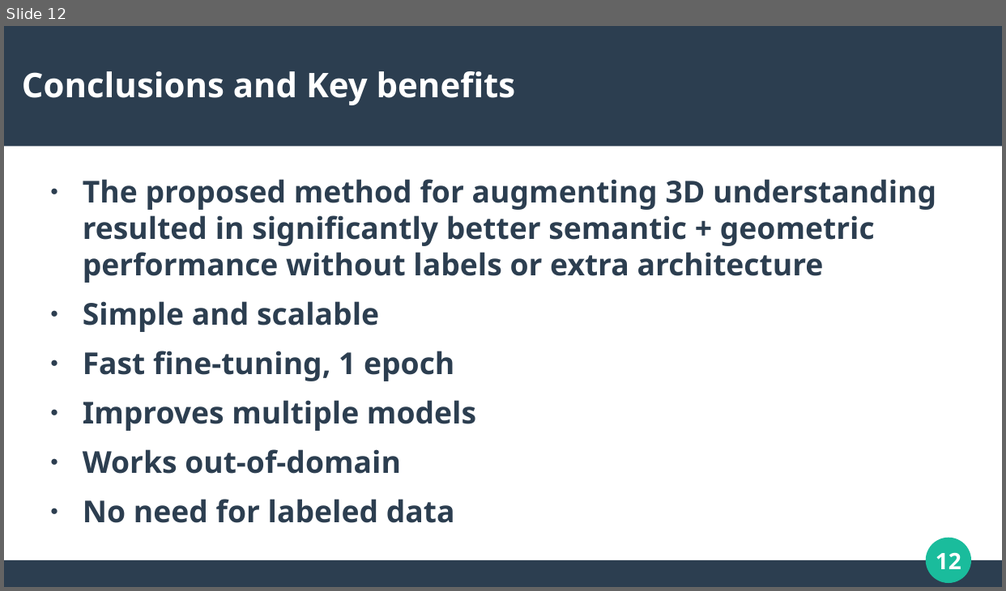
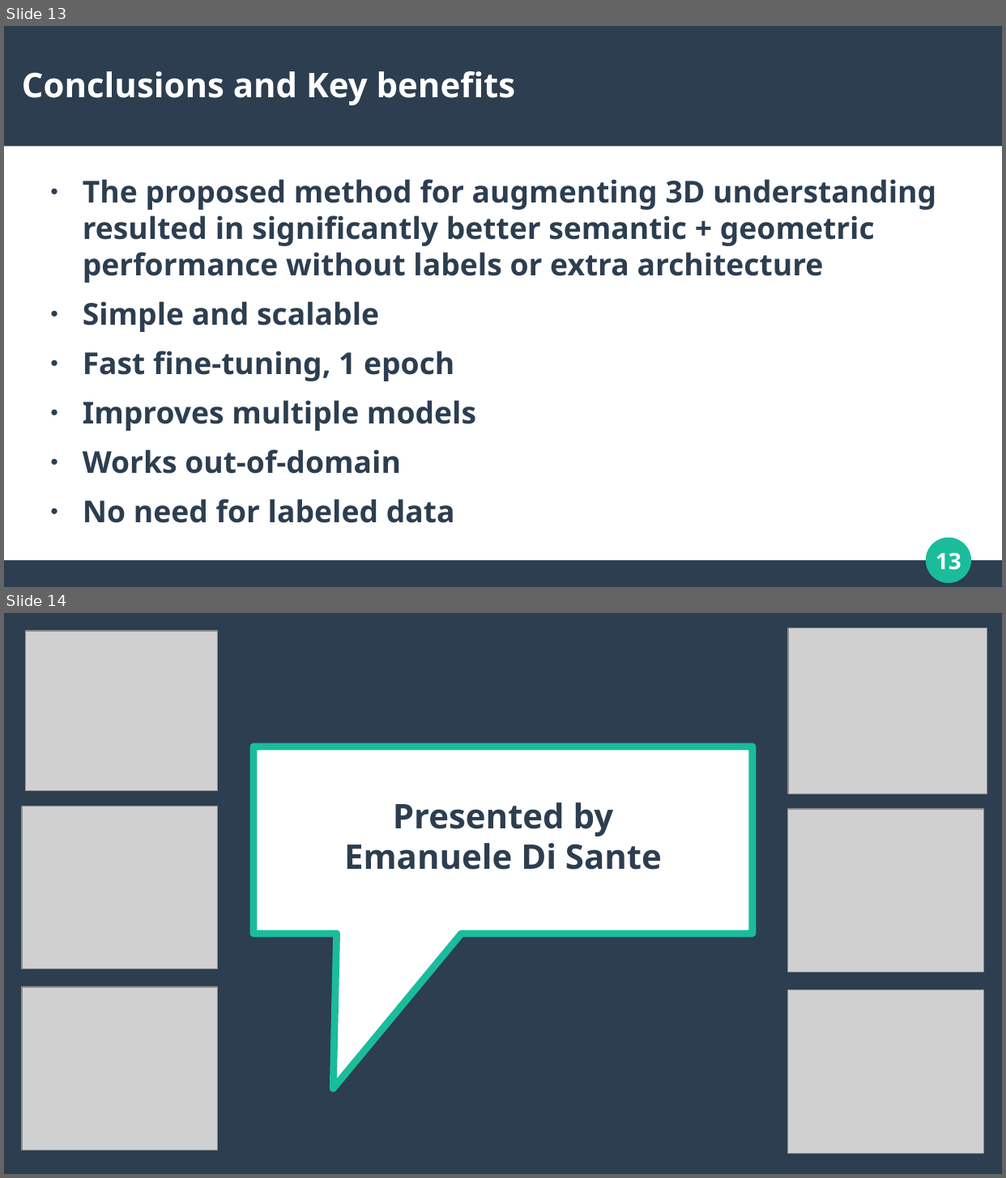
Before and after one commit to LuigiBrosNin/Luizo-s-notes, a slide deck: content/Master first year/Computer vision/cv_presentation.odp. Shown one above the other, each under a label of ours: slide 12 before the commit, slides 13 and 14 after it. The pictures are 1006x591 and 1006x1178 pixels, drawn with LibreOffice and Linux fonts; fonts in the diff are those of the drawing; grey boxes stand for pictures. Boxes give left, top, right and bottom in pixels: in the first picture for what was removed or moved away, otherwise in the second. Text is boxed around its words. In the diff, an @@ line names an element or a change of style, - is before the commit and + after.

```diff
--- a/content/Master first year/Computer vision/cv_presentation.odp
+++ b/content/Master first year/Computer vision/cv_presentation.odp
@@ slide 14 added at (4, 613, 1002, 1174), background #FFFFFF @@
@@ rectangle added at (4, 613, 1002, 1174), fill #2C3E50 @@
@@ picture added at (26, 631, 219, 791) @@
@@ picture added at (788, 628, 987, 794) @@
@@ speech box added at (254, 747, 753, 935), fill #FFFFFF, outline #1ABC9C 5.67 pt @@
@@ picture added at (22, 806, 219, 969) @@
@@ title added at (344, 803, 662, 870), 27 pt, text #2C3E50, bold @@
+Presented by
+Emanuele Di Sante
@@ picture added at (788, 810, 985, 973) @@
@@ picture added at (22, 987, 219, 1150) @@
@@ picture added at (788, 990, 985, 1153) @@
@@ what was slide 12 is now slide 13 @@
@@ page number at (936, 552, 961, 570): text changed @@
-12
+13
```
Also in this commit, not shown: 1 slide changed, 1 other slide added, 1 slide removed, 2 other files.
